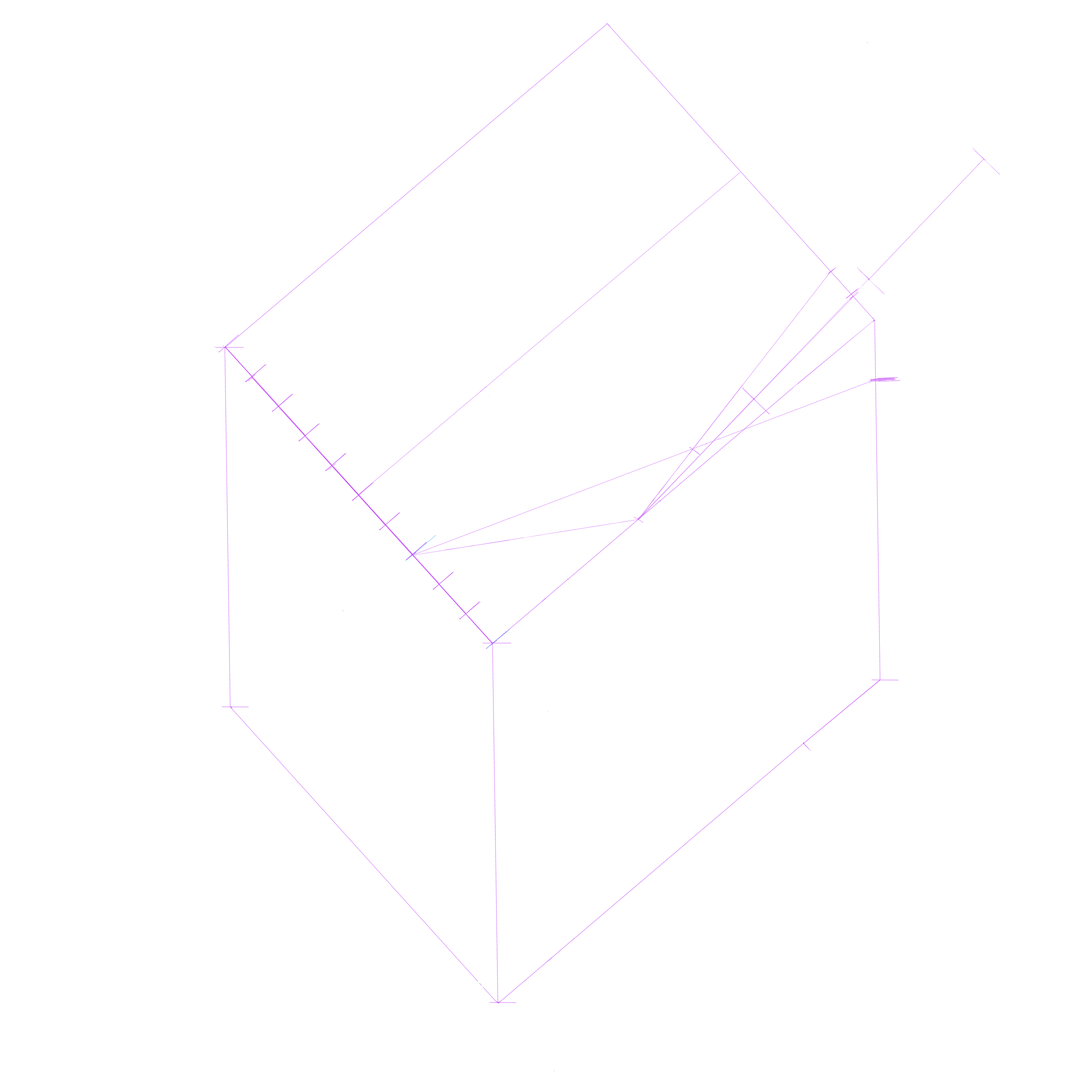
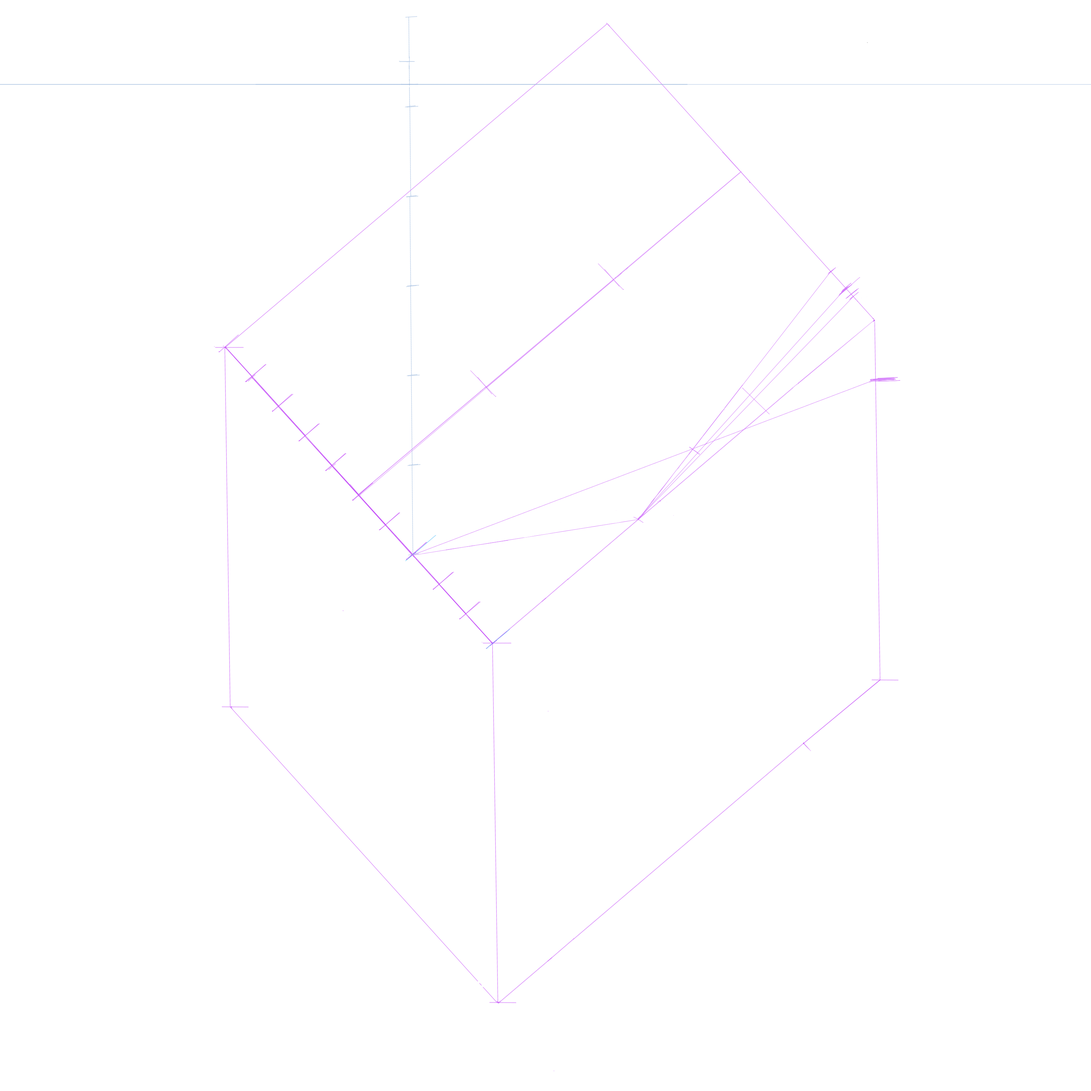
Layer changes from the first 1091 × 1091 image to the second:
added layer "Layer 21" above "Layer 15" over [0, 16, 1091, 556]
added layer "Layer 15" above "Layer 14" over [638, 277, 868, 521]
added layer "Layer 14" above "Thước 4 -3" over [350, 151, 751, 502]
hid "Thước 4 -3" over [638, 146, 1001, 521]
